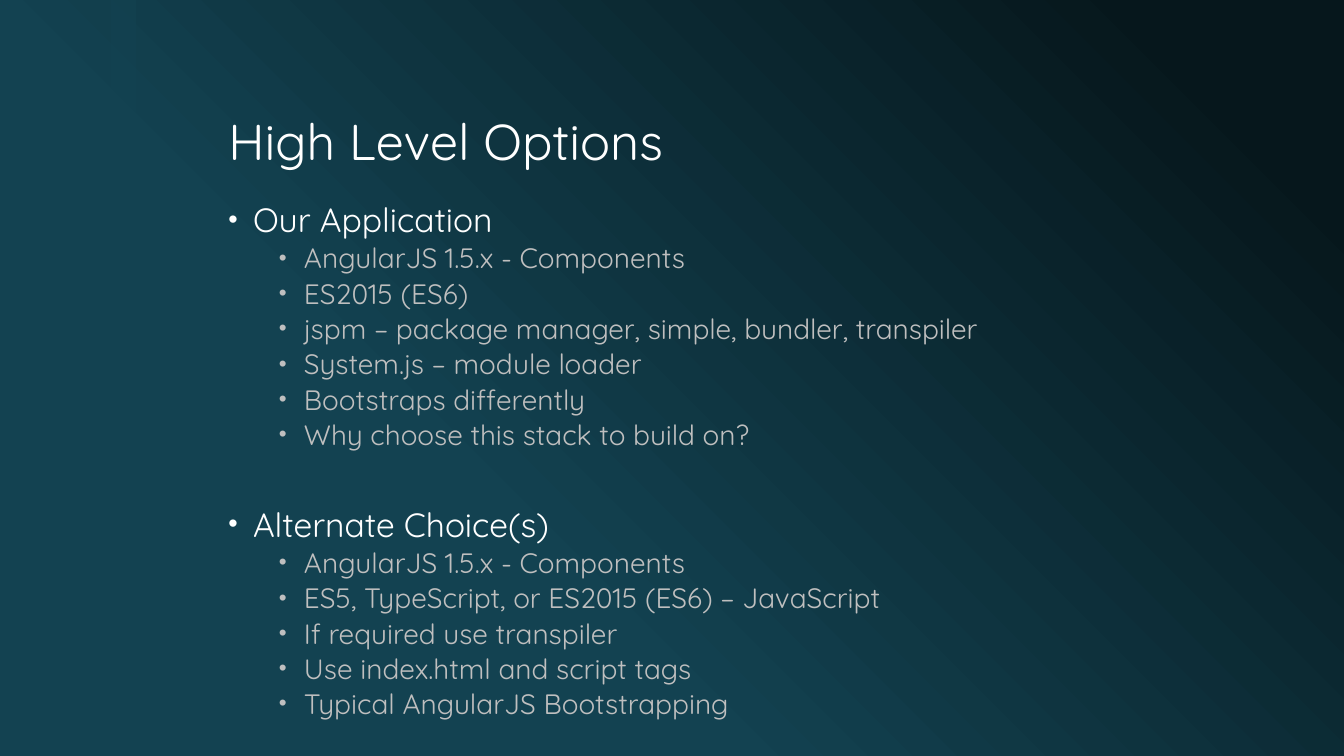
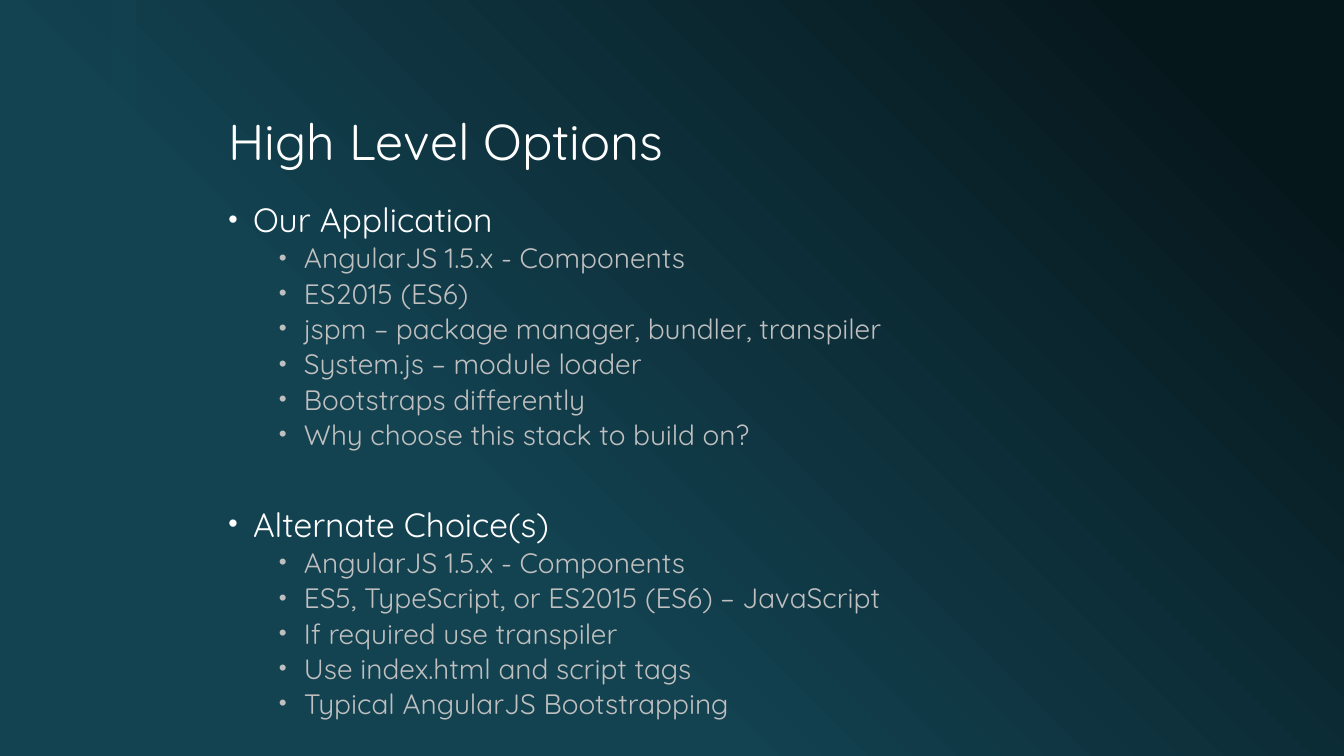
Before and after one commit to lukekedz/ReviewPresentation, a slide deck: slide 5 of Deck/Testable ES2015 AngularJS 1.5.x Component-based Applications.pptx. Drawn at 1344x756 pixels with LibreOffice and Linux fonts; fonts in the diff are those of the drawing; background and template pictures are left out. Boxes give left, top, right and bottom in pixels: in the first picture for what was removed or moved away, otherwise in the second. Text is boxed around its words. In the diff, an @@ line names an element or a change of style, - is before the commit and + after.

Commit message:
updated deck, corrected spelling mistake

```diff
--- a/Deck/Testable ES2015 AngularJS 1.5.x Component-based Applications.pptx
+++ b/Deck/Testable ES2015 AngularJS 1.5.x Component-based Applications.pptx
@@ text at (x1=304, y1=318, x2=881, y2=345): text changed @@
-  • jspm – package manager, simple, bundler, transpiler
+  • jspm – package manager, bundler, transpiler
```
Also in this commit, not shown: 1 slide added, 6 other files.
